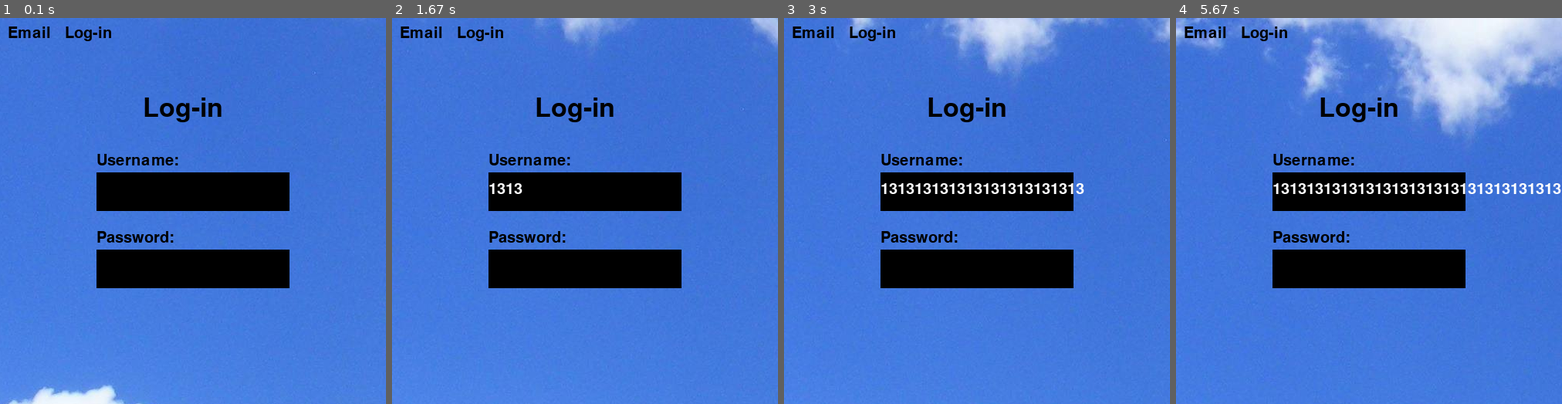
Above: before the commit, frames 1-4 (left to right).
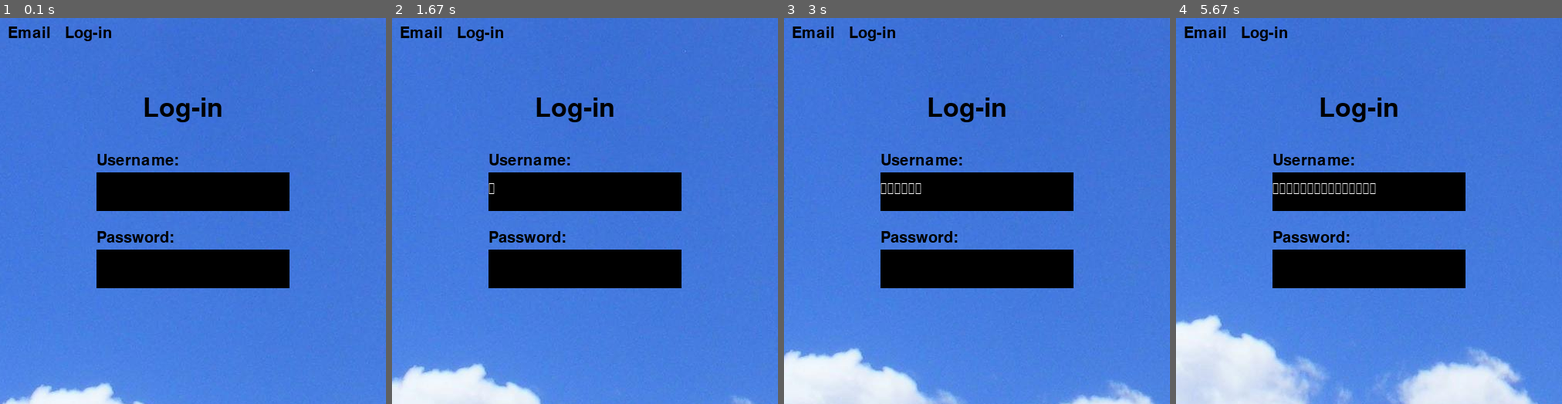
Above: after the commit, the same moments.

Repository: Turkeydoodle/Python
Game: pygame game, started from EmailPygame/main.py
Same seed, same stepped clock (60 frames per second), same inputs: the game is played once before the commit and once after it.
Inputs:
- Up to frame 1 (0.1 s): no input
- Up to frame 2 (1.67 s): tap Enter at 0.33 s
- Up to frame 3 (3 s): tap Enter at 1.67, 2.07, 2.37, 2.57, 2.9 s
- Up to frame 4 (5.67 s): tap Enter at 3.2, 3.4, 3.7, 3.97, 4.3, 4.6, 4.73, 5.13, 5.43 s

The runs differ from the first frame. In frame 1, 0.5% of the frame differs, in the area x 0-82%, y 13-100%; in frame 2, 4.4%; in frame 3, 10%; in frame 4, 26%, in the area x 0-100%, y 0-100%.

Commit message:
refinenements

Diff:
--- a/EmailPygame/main.py
+++ b/EmailPygame/main.py
@@ -16,11 +16,19 @@
 window.blit(username, (100, 100))
 pygame.display.set_caption( "Email" )
 fps = 30
+background = pygame.image.load(r"\Users\user\OneDrive\Desktop\Personal\Productivity\Projects\Python\Dodge\content\images\pexels-pixabay-53594.jpg").convert()
+yv = 1
+xv = 1
 def renderhome():
-    global x, y
-    background = pygame.image.load(r"\Users\user\OneDrive\Desktop\Personal\Productivity\Projects\Python\Dodge\content\images\pexels-pixabay-53594.jpg").convert()
-    x = x+1
-    y = y+1
+    global x, y, xv, yv
+    x += xv
+    y += yv
+    xv += (0 - x) * 0.001
+    yv += (0 - y) * 0.001
+    if x > 0 or x < -500:
+        xv = -xv
+    if y > 0 or y < -500:
+        yv = -yv
     window.blit(background, (x, y))
     font = pygame.font.Font(None, 30)
     text_surface = font.render("Email   Log-in", True, (0, 0, 0))
@@ -41,10 +49,12 @@
     renderhome()
     pygame.display.update()
     timer.tick(fps)
-    keys = pygame.key.get_pressed()
-    for i in range(len(keys)):
-        if keys[i]:
-            inputed = inputed + str(i)
     for event in pygame.event.get():
         if event.type == QUIT:
             done = True
+
+        if event.type == pygame.KEYDOWN:
+            inputed += event.unicode
+    for event in pygame.event.get():
+        if event.type == QUIT:
+            done = True
